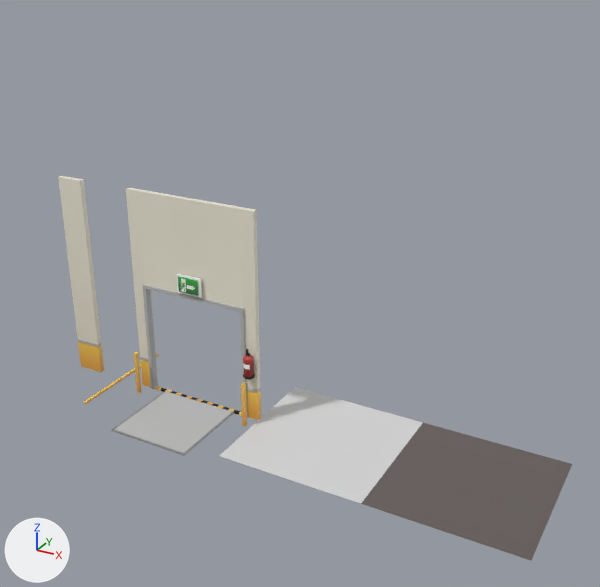
Renders of the Blender file Assets/Models/warehouse.blend from each side of a commit.
One viewpoint serves both versions: a 50 mm lens placed at (31.1, -41.6, 30.9), pointed at (8.0, 0.2, 10.0). Every picture has the same lights, and +X, +Y and +Z are marked at lower left. The same objects are shown in both versions, whatever each file hides.

Objects in the first picture: 'env_door', 'env_floor', 'env_street', 'env_wall'.
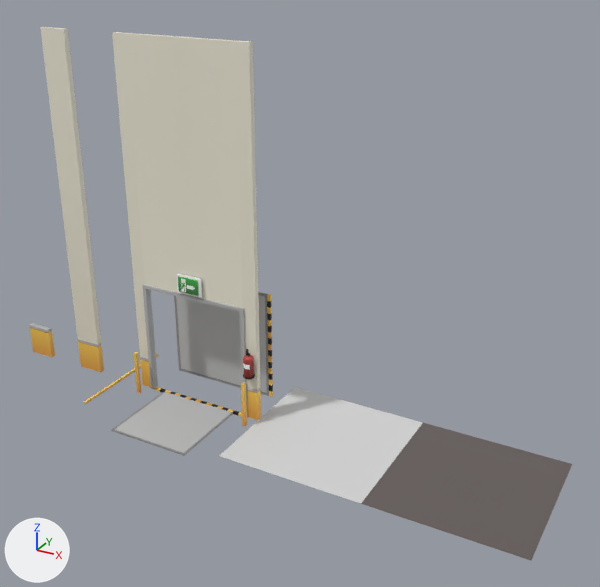
The change, as a diff of the scene's bpy script:
```diff
--- a/Assets/Models/warehouse.blend.py
+++ b/Assets/Models/warehouse.blend.py
@@ me_cube_061 @@
 me_cube_061.from_pydata(...)  # 104 vertices, 90 faces; spans x 0.0..5.0, y -6.0..0.2, z -0.1..15.0
 # used by ob_env_door; location = (0.0, 0.0, 0.0)
 # before: 1 (4.0, -0.2, 15.0) at pixel (239, 208), 3 (4.0, 0.2, 15.0) at pixel (242, 207), 5 (5.0, -0.2, 15.0) at pixel (253, 211), 7 (5.0, 0.2, 15.0) at pixel (256, 209), 44 (0.0, 0.2, 15.0) at pixel (190, 198)
 # before: 47 (0.0, -0.2, 15.0) at pixel (186, 199)
+# me_cube_061 part 1
+for i in [1, 3, 5, 7, 44, 47]: me_cube_061.vertices[i].co += Vector((0.0, 0.0, 10.0))
 me_cube_061.materials.append(mat_gradient_png)
@@ me_cube_059 @@
 me_cube_059.from_pydata(...)  # 20 vertices, 18 faces; spans x -1.0..1.0, y -0.2..0.2, z 0.0..15.0
 # used by ob_env_wall; location = (-10.0, 0.0, 0.0)
 # before: 1 (-1.0, -0.2, 15.0) at pixel (174, 197), 3 (-1.0, 0.2, 15.0) at pixel (177, 195), 5 (1.0, -0.2, 15.0) at pixel (199, 201), 7 (1.0, 0.2, 15.0) at pixel (203, 200)
+# me_cube_059 part 2
+for i in [1, 3, 5, 7]: me_cube_059.vertices[i].co += Vector((0.0, 0.0, 10.0))
 me_cube_059.materials.append(mat_gradient_png)
@@ me_cube_011 @@
+me_cube_011.from_pydata(...)  # 16 vertices, 14 faces; spans x -1.0..1.0, y -0.23..0.19, z 0.0..2.39
+me_cube_011.materials.append(mat_gradient_png)  # picture img_gradient_png
@@ me_cube_015 @@
+me_cube_015.from_pydata(...)  # 88 vertices, 85 faces; spans x -4.0..4.23, y -0.07..0.09, z 0.0..8.0
+me_cube_015.materials.append(mat_gradient_png)  # picture img_gradient_png
@@ ob_env_wall_low @@
+ob_env_wall_low = bpy.data.objects.new('env_wall_low', me_cube_011)
+ob_env_wall_low.location = (-15.0, 0.0, 0.0)
@@ ob_env_sliding_door @@
+ob_env_sliding_door = bpy.data.objects.new('env_sliding_door', me_cube_015)
+ob_env_sliding_door.location = (0.0, 3.0, 0.0)
```

Changed parts and their boxes (x1, y1, x2, y2) in the pictures (600 x 587 px; the box of a moved part takes in the faces that stretch with it):
'env_door', reshaped (58% taller): before (111, 188, 261, 455); after (111, 32, 261, 455)
'env_wall', reshaped (38% wider, 76% taller): before (58, 176, 104, 372); after (40, 27, 104, 372)
'env_sliding_door', added: after (174, 292, 273, 397)
'env_wall_low', added (orange): after (29, 323, 55, 357)
part 1 of me_cube_061, moved or reshaped: before (126, 188, 259, 312); after (112, 32, 259, 312)
part 2 of me_cube_059, moved or reshaped: before (58, 176, 84, 183); after (40, 27, 84, 183)
